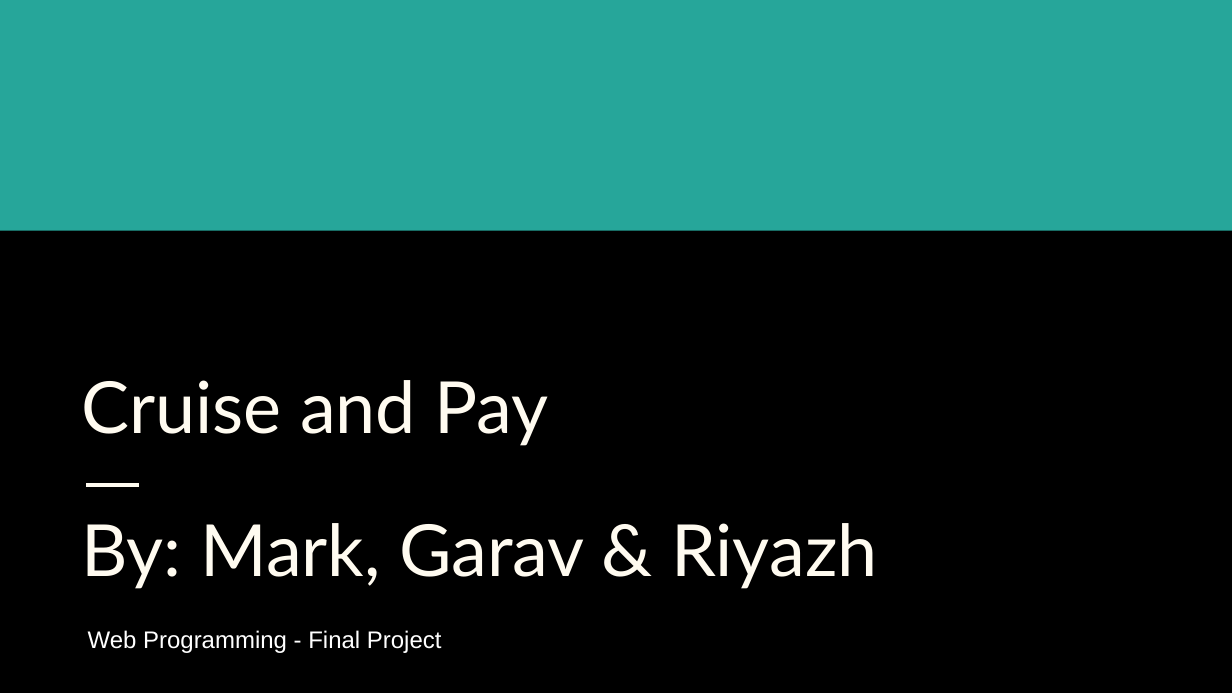
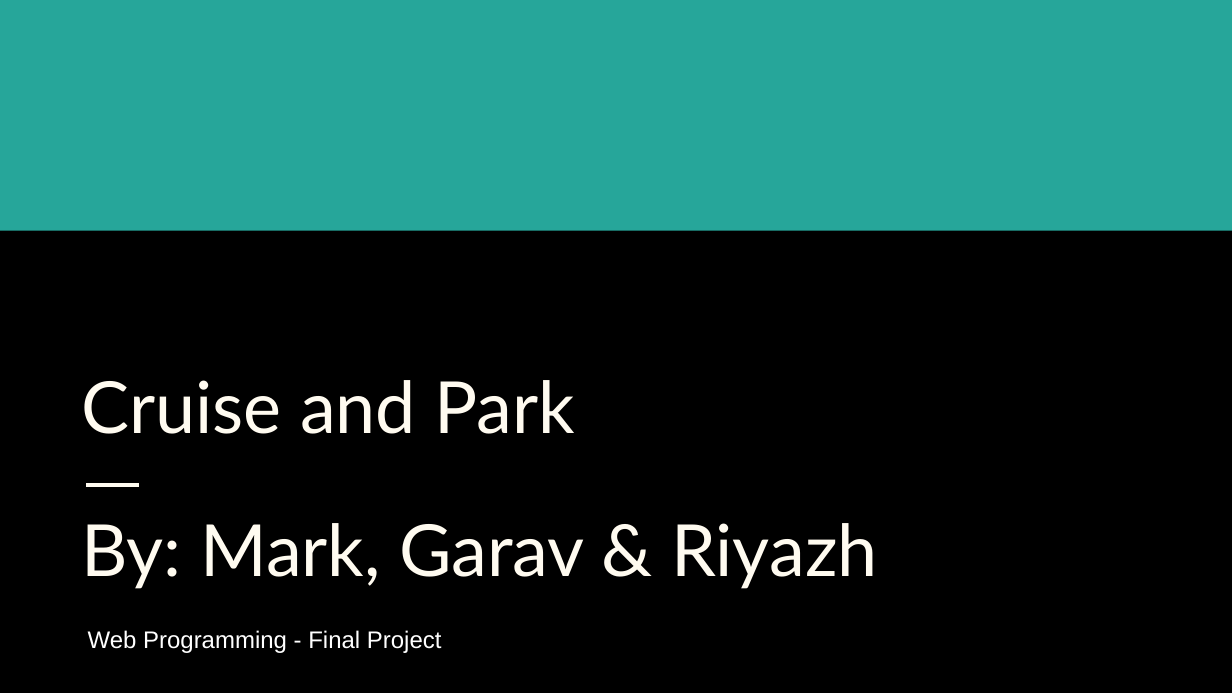
Before and after one commit to malynch7/Web-Programming-Final-Project, a slide deck: slide 1 of Final Project - Web Programming.pptx. Drawn at 1232x693 pixels with LibreOffice and Linux fonts; fonts in the diff are those of the drawing. Boxes give left, top, right and bottom in pixels: in the first picture for what was removed or moved away, otherwise in the second. Text is boxed around its words. In the diff, an @@ line names an element or a change of style, - is before the commit and + after.

Commit message:
change to power point
final push

```diff
--- a/Final Project - Web Programming.pptx
+++ b/Final Project - Web Programming.pptx
@@ title at (81,380,575,434): text changed @@
-Cruise and Pay
+Cruise and Park
```
